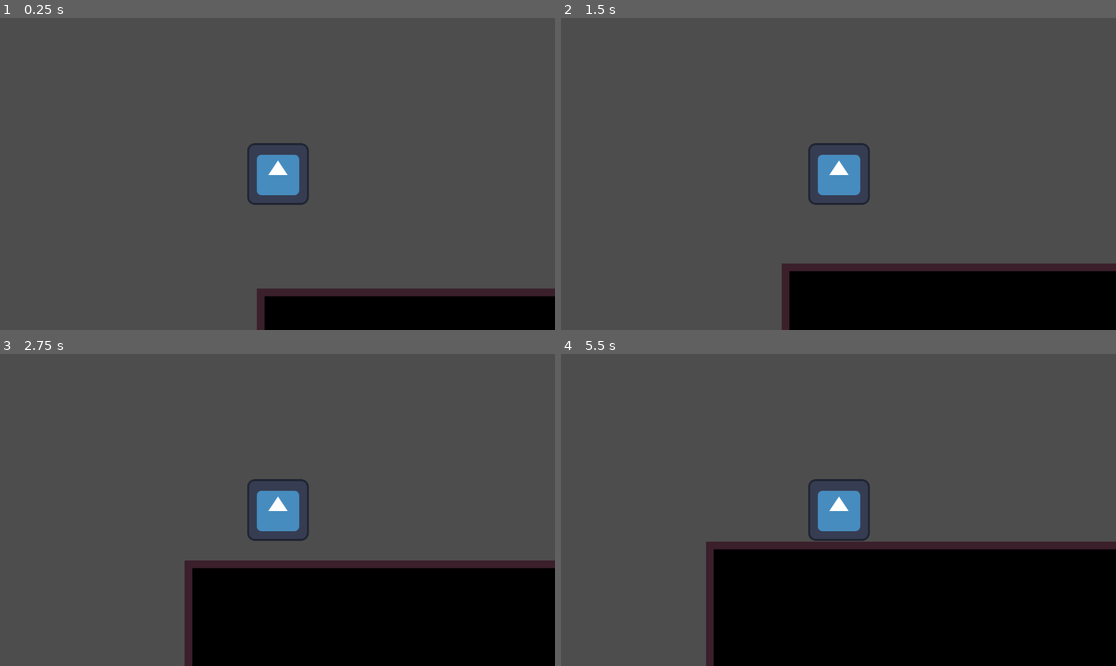
Above: before the commit, frames 1-4 (two rows, left to right).
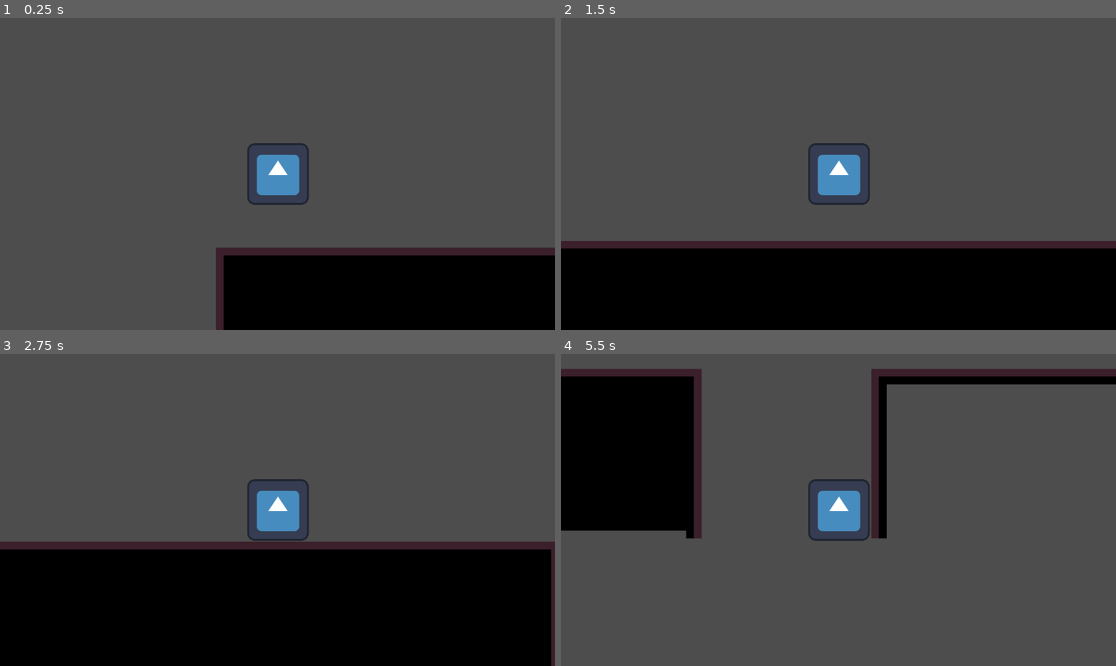
Above: after the commit, the same moments.

Repository: Oveof/gravity-ball
Game: Godot game, scene res://world/test_level/test.tscn
Two runs of this game, one before a commit and one after it. Both use one fixed random seed, a clock stepped at 60 frames per second and the inputs below. The project has no main scene, so this scene is started directly. The engine's default icon, where the game draws it, is replaced by a stand-in: a white triangle on a blue panel in a dark square.
Inputs:
- Up to frame 1 (0.25 s): no input
- Up to frame 2 (1.5 s): hold Space (activate_gravity) 0.53-1.28 s; tap Space (activate_gravity) at 1.35 s
- Up to frame 3 (2.75 s): hold Space (activate_gravity) from 2.03 s (still down)
- Up to frame 4 (5.5 s): release Space (activate_gravity) at 2.78 s; tap Space (activate_gravity) at 2.85, 4.35 s; hold Space (activate_gravity) 3.53-4.28 s; hold Space (activate_gravity) from 5.03 s (still down)

The runs differ from the first frame. In frame 1, 10% of the frame differs, in the area x 38-100%, y 73-100%; in frame 2, 17%; in frame 3, 20%; in frame 4, 46%, in the area x 0-100%, y 4-100%.

Commit message:
Changed from move_and_collide to move_and_slide

Diff:
--- a/player/scripts/movement.gd
+++ b/player/scripts/movement.gd
@@ -1,12 +1,13 @@
 extends CharacterBody2D
 
-var speed = 2;
 var gravity_direction = 1;
 var gravity_speed = Vector2.DOWN * 1;
 var charged_speed = Vector2.DOWN * 1;
 
 const BASE_GRAVITY_VECTOR = Vector2.DOWN * 1;
-const GRAVITY_MULTIPLIER = 0.02
+const GRAVITY_MULTIPLIER = 0.02;
+const HOR_SPEED_MULTIPLYER = 400;
+const VER_SPEED_MULTIPIER = 400;
 
 func get_input():
 	if Input.is_action_just_pressed("activate_gravity"):
@@ -24,5 +25,6 @@
 func _physics_process(delta):
 	get_input()
 	var gravity_vec = gravity_speed * gravity_direction;
-	velocity = velocity.move_toward(Vector2.RIGHT, speed) + gravity_vec;
-	move_and_collide(velocity)
+	velocity = Vector2.RIGHT * HOR_SPEED_MULTIPLYER + gravity_vec * VER_SPEED_MULTIPIER;
+
+	move_and_slide();
